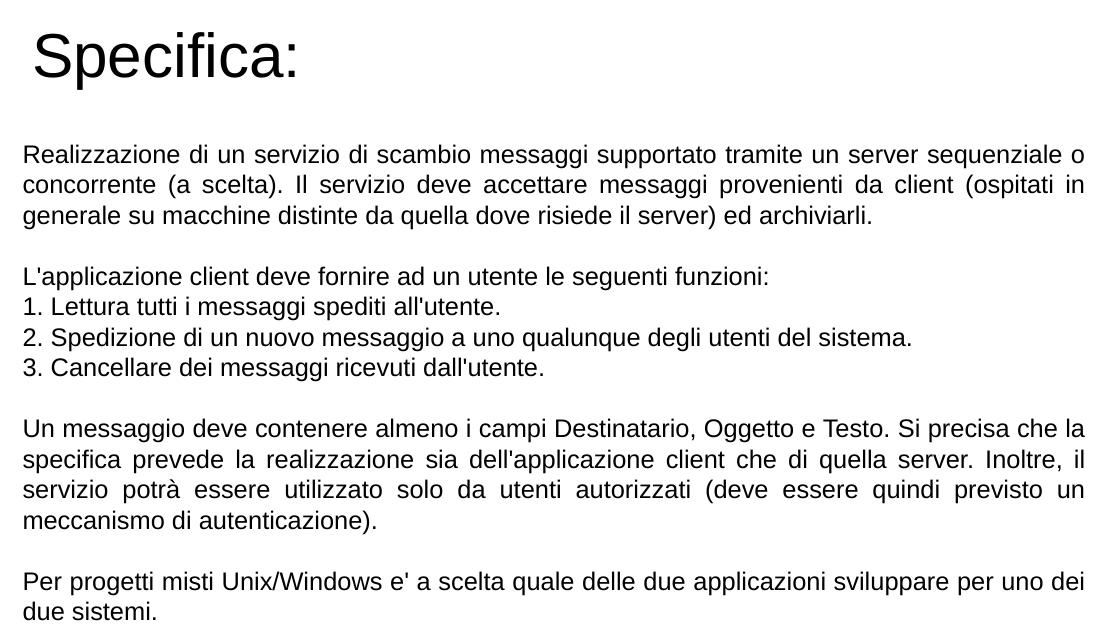
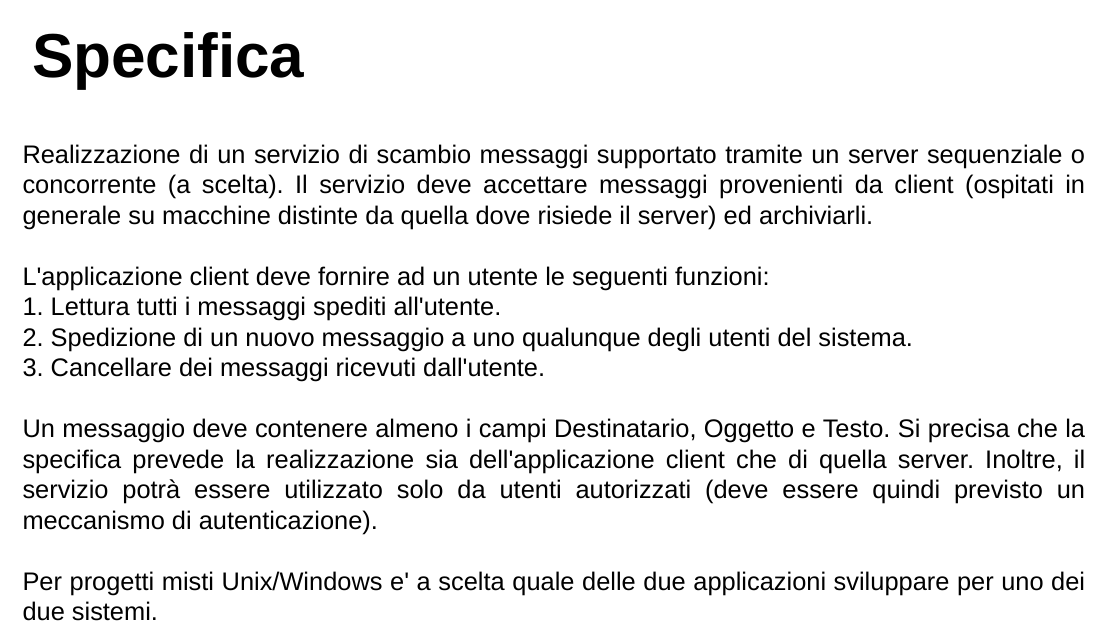
Before and after one commit to lucaMastro/progetto_SO, a slide deck: slide 2 of presentazione_progetto_SO.odp. Drawn at 1120x630 pixels with LibreOffice and Linux fonts; fonts in the diff are those of the drawing. Boxes give left, top, right and bottom in pixels: in the first picture for what was removed or moved away, otherwise in the second. Text is boxed around its words. In the diff, an @@ line names an element or a change of style, - is before the commit and + after.

```diff
--- a/presentazione_progetto_SO.odp
+++ b/presentazione_progetto_SO.odp
@@ title at (x1=32, y1=32, x2=304, y2=88): text changed; bold on @@
-Specifica:
+Specifica
```
Also in this commit, not shown: 5 other slides changed, 6 slides added, 6 other files.
